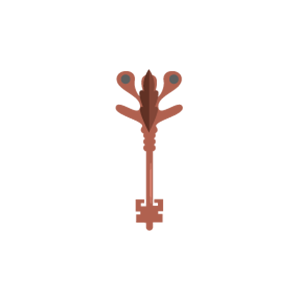
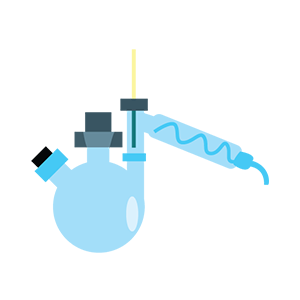
Comparing the layer stacks of the two (300, 300) images. Changes:
added layer "balon02B" above "herramientas" over bbox(31, 49, 269, 253)
hid "llave02" over bbox(115, 69, 183, 231)
